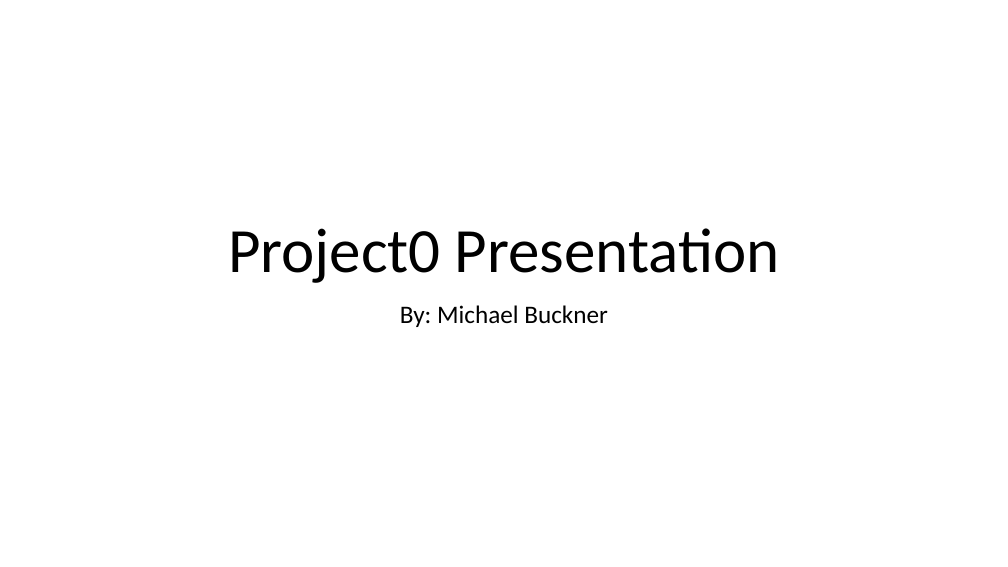
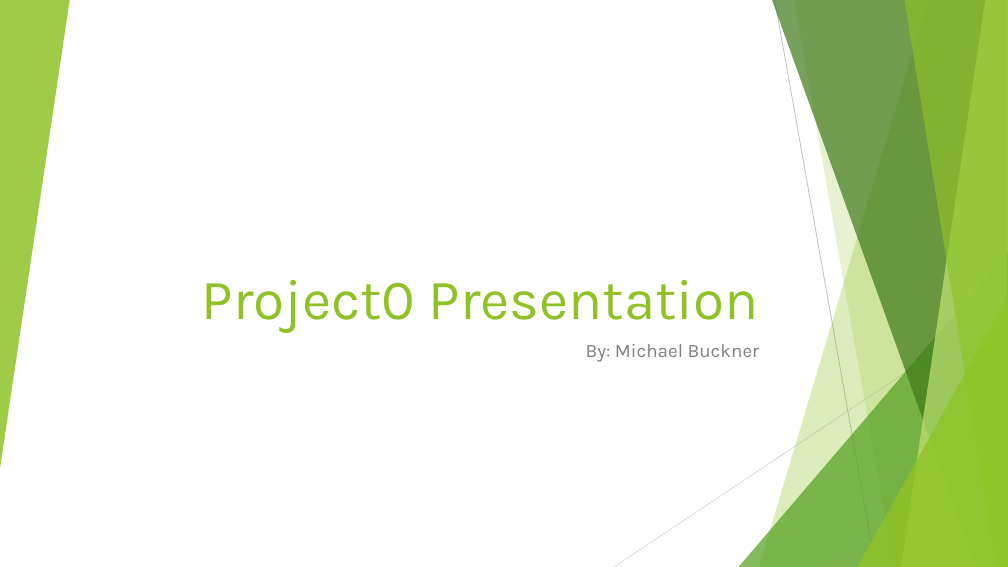
Before and after one commit to 210927-JavaFS/project0-bucknermi, a slide deck: slide 1 of Project0 Presentation.pptx. Drawn at 1008x567 pixels with LibreOffice and Linux fonts; fonts in the diff are those of the drawing. Boxes give left, top, right and bottom in pixels: in the first picture for what was removed or moved away, otherwise in the second. Text is boxed around its words. In the diff, an @@ line names an element or a change of style, - is before the commit and + after.

```diff
--- a/Project0 Presentation.pptx
+++ b/Project0 Presentation.pptx
@@ group added at (x1=0, y1=0, x2=1008, y2=567): 5 freeform shapes, 3 triangles, 2 lines @@
@@ title "Project0 Presentation" moved from (x1=228, y1=228, x2=780, y2=283) to (x1=202, y1=280, x2=759, y2=333) @@
@@ title "Project0 Presentation" at (x1=202, y1=280, x2=759, y2=333): size 60 to 54 pt, font Calibri to Karla, text colour #000000 to #90C226; alignment centre to right; line spacing 0.9 to 1 @@
@@ subtitle "By: Michael Buckner" moved from (x1=400, y1=305, x2=608, y2=327) to (x1=586, y1=344, x2=759, y2=362) @@
@@ subtitle "By: Michael Buckner" at (x1=586, y1=344, x2=759, y2=362): size 24 to 18 pt, font Calibri to Karla, text colour #000000 to #808080; alignment centre to right; line spacing 0.9 to 1 @@
```
Also in this commit, not shown: 4 other slides changed.
